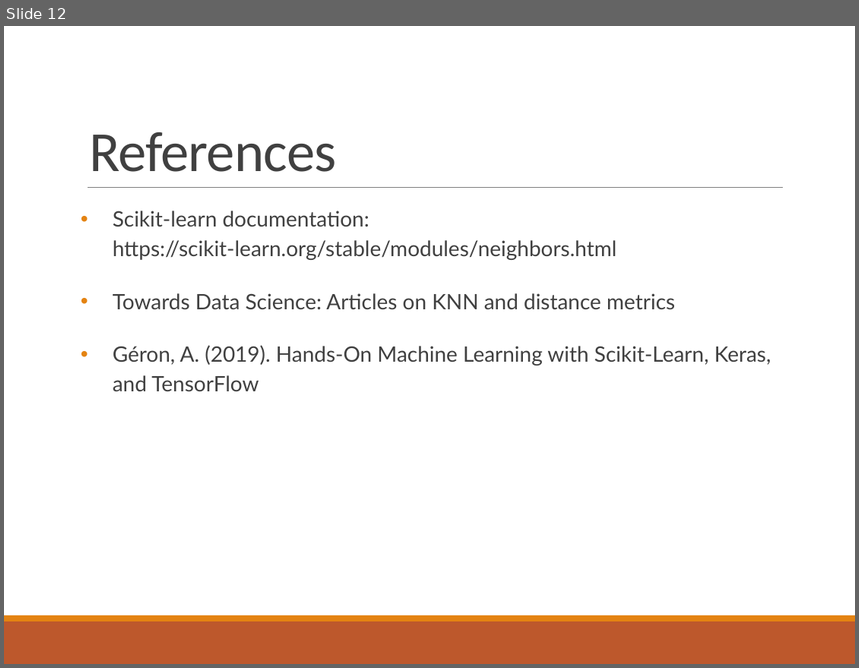
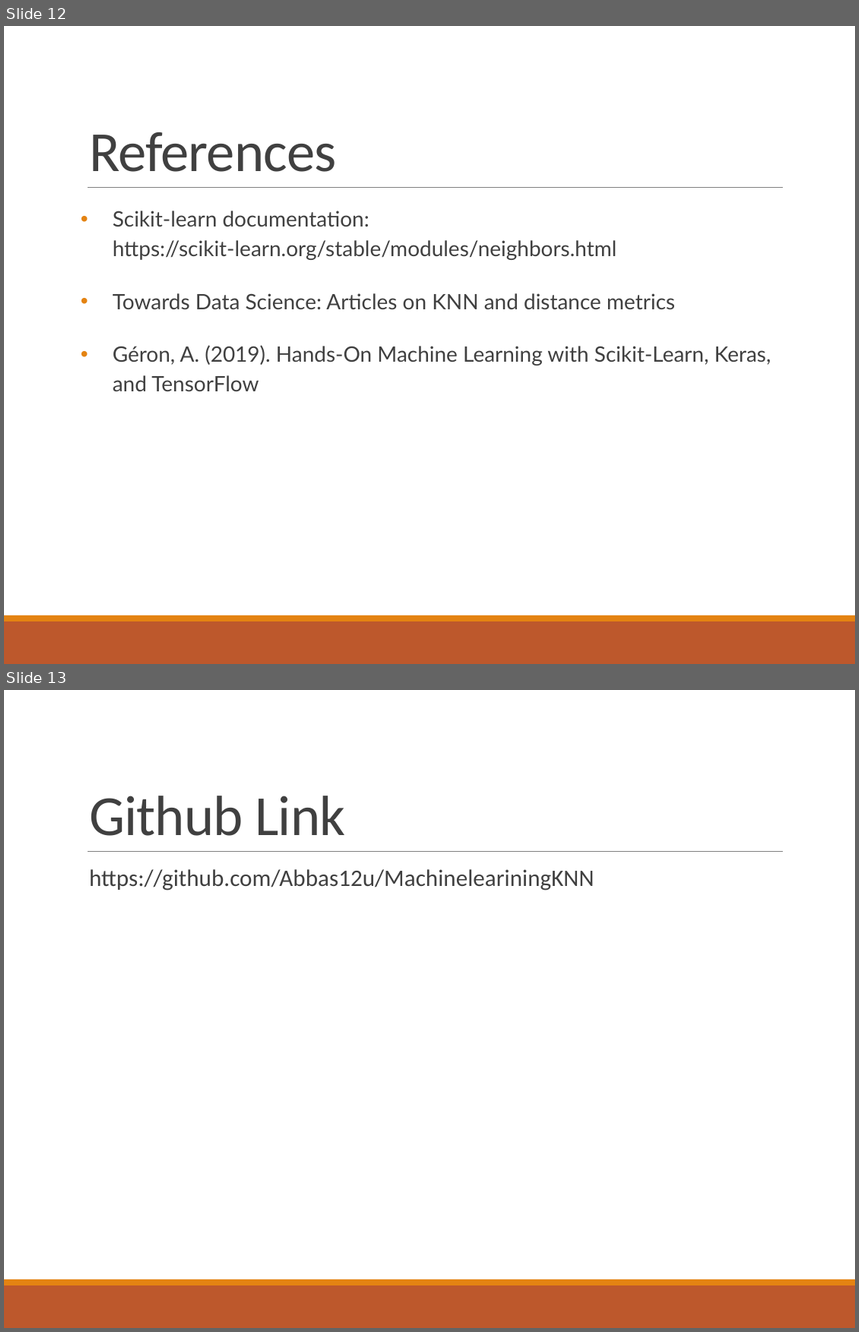
Before and after one commit to Abbas12u/MachineleariningKNN, a slide deck: KNN_Tutorial_Slides.pptx. Shown one above the other, each under a label of ours: slide 12 before the commit, slides 12 and 13 after it. The pictures are 859x668 and 859x1332 pixels, drawn with LibreOffice and Linux fonts; fonts in the diff are those of the drawing. Boxes give left, top, right and bottom in pixels: in the first picture for what was removed or moved away, otherwise in the second. Text is boxed around its words. In the diff, an @@ line names an element or a change of style, - is before the commit and + after.

```diff
--- a/KNN_Tutorial_Slides.pptx
+++ b/KNN_Tutorial_Slides.pptx
@@ slide 13 added at (4, 690, 855, 1328), background #FFFFFF; not listed: 3 template elements that a slide beside it also shows @@
@@ title added at (89, 796, 345, 836), 48 pt, text #404040 @@
+Github Link
@@ text added at (89, 869, 595, 891), 20 pt, text #404040 @@
+  https://github.com/Abbas12u/MachineleariningKNN
```
Also in this commit, not shown: 2 slides changed.
